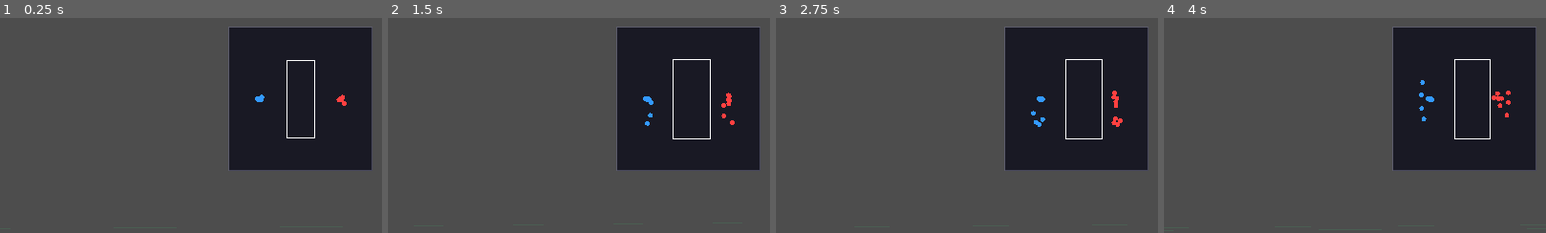
Above: before the commit, frames 1-4 (left to right).
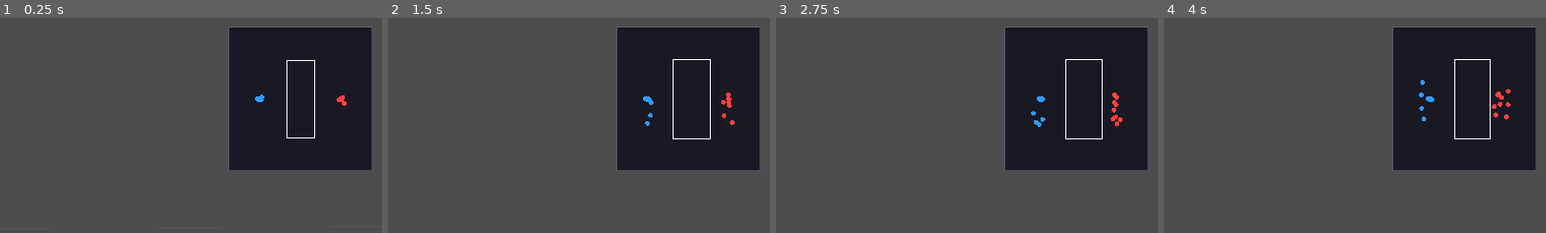
Above: after the commit, the same moments.

Repository: ZhanXuzhao/SpaceRTS
Game: Godot game, scene res://scenes/main.tscn
Two runs of this game, one before a commit and one after it. Both use one fixed random seed, a clock stepped at 60 frames per second and the inputs below.
Inputs (mouse positions are % of the whole screen's width and height, from its top left):
- Up to frame 1 (0.25 s): no input
- Up to frame 2 (1.5 s): tap Enter at 0.5 s; move the mouse to (72, 45) at 0.52 s; hold W 0.53-1.25 s; tap R at 0.6 s; click (72, 45) at 0.67 s; drag from (30, 55) to (45, 70) at 1.27 s
- Up to frame 3 (2.75 s): move the mouse to (60, 28) at 2.02 s; hold W from 2.03 s (still down); tap H at 2.1 s
- Up to frame 4 (4 s): release W at 2.75 s; drag from (45, 70) to (20, 35) at 2.77 s; move the mouse to (80, 65) at 3.52 s; hold A from 3.53 s (still down); tap G at 3.6 s
The pictures show only the part of the screen within x 50-100%, y 0-50%; the shares and areas given below are measured in that part.

The runs differ from the first frame. In frame 1, less than 0.1% of the frame differs, in the area x 89-90%, y 35-36%; in frame 2, less than 0.1%; in frame 3, 0.1%; in frame 4, 0.2%, in the area x 85-91%, y 32-48%.

Commit message:
fix: 环绕射击每帧重置轨道角度导致不移动

Diff:
--- a/scripts/unit.gd
+++ b/scripts/unit.gd
@@ -311,9 +311,10 @@
 
 func _update_chase() -> void:
 	var approach_range = _get_approach_range()
-	# 环绕射击模式
+	# 环绕射击模式：仅首次调用
 	if _attack_mode == AttackMode.ORBIT_SHOOT and _current_target != null and is_instance_valid(_current_target) and _current_target.hull > 0 and _current_target.team != team:
-		orbit_target(_current_target)
+		if not _is_orbit or _orbit_target_unit != _current_target:
+			orbit_target(_current_target)
 		return
 	if _current_target != null and approach_range > 0:
 		var dist = global_position.distance_to(_current_target.global_position)
